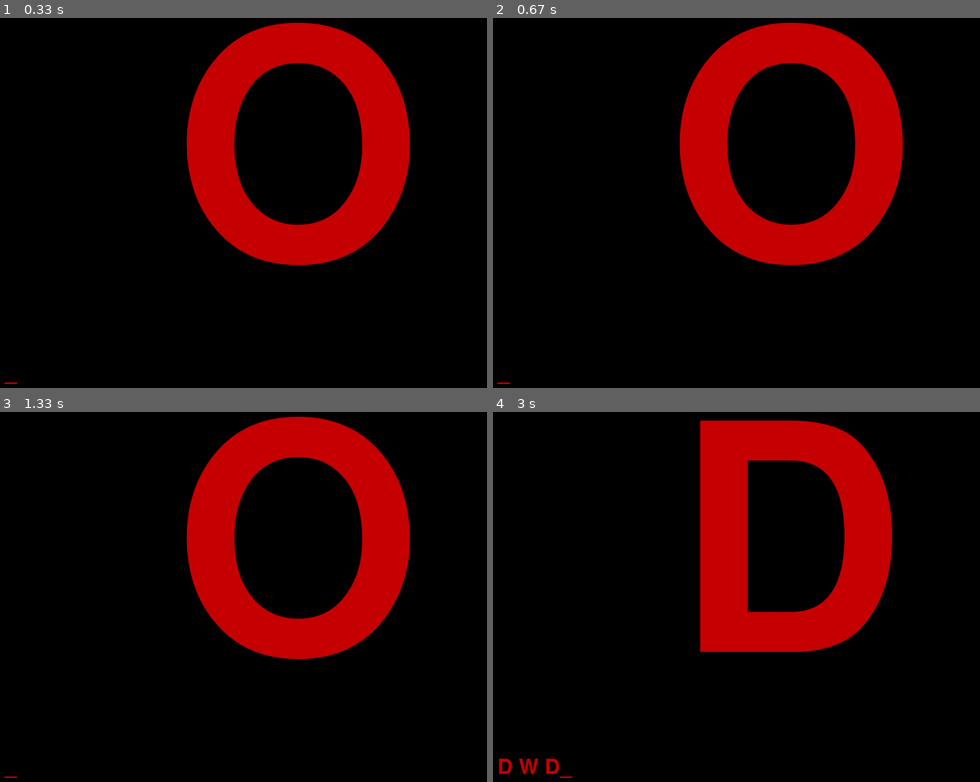
Above: before the commit, frames 1-4 (two rows, left to right).
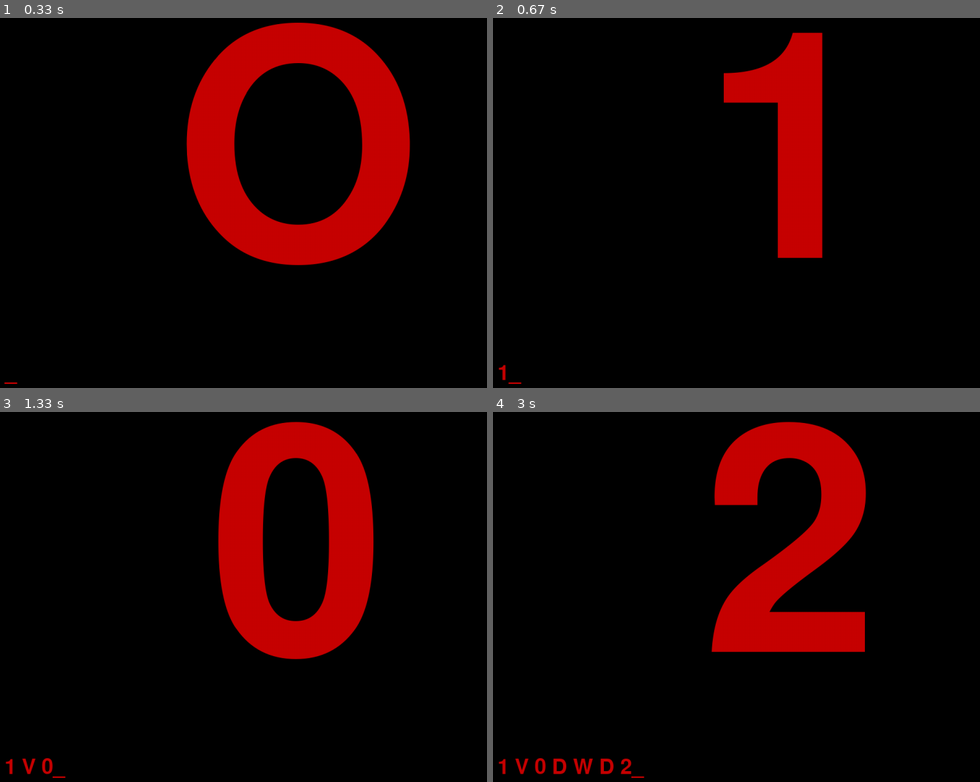
Above: after the commit, the same moments.

Repository: pdanysz/abc-pygame
Game: pygame game, started from game.py
The game is run twice, just before and just after one commit, with the same random seed, the same clock (stepped at 60 frames per second) and the same inputs.
Inputs:
- Up to frame 1 (0.33 s): no input
- Up to frame 2 (0.67 s): tap 1 at 0.33 s
- Up to frame 3 (1.33 s): tap V at 0.67 s; tap 0 at 1 s
- Up to frame 4 (3 s): hold D 1.33-1.8 s; tap X at 1.4, 1.7, 1.9, 2.23, 2.53 s; hold W 1.83-2.13 s; tap 1 at 1.98 s; hold D 2.17-2.63 s; tap Y at 2.32 s; tap 2 at 2.67 s

Frame 1 is identical in both runs. In frame 2, 18% of the frame differs, in the area x 0-85%, y 1-99%; in frame 3, 12%; in frame 4, 12%.

Commit message:
Add sounds effect

Diff:
--- a/game.py
+++ b/game.py
@@ -1,11 +1,17 @@
 # 1 - Import library
 from ntpath import join
+import time
 import pygame
 from pygame.locals import *
+import pathlib
+path = pathlib.Path().resolve()
 
 # 2 - Initialize the game
 pygame.init()
+pygame.mixer.init()
 width, height = 640*2, 480*2
+SOUNDS = f'{path}/sounds'
+
 screen=pygame.display.set_mode((width, height), pygame.RESIZABLE)
 
 
@@ -70,11 +76,34 @@
         return 'x'
     if key[pygame.K_y]:
         return 'y'
+    if key[pygame.K_v]:
+        return 'v'
     if key[pygame.K_z]:
         return 'z'
+    if key[pygame.K_1]:
+        return '1'
+    if key[pygame.K_2]:
+        return '2'
+    if key[pygame.K_3]:
+        return '3'
+    if key[pygame.K_4]:
+        return '4'
+    if key[pygame.K_5]:
+        return '5'
+    if key[pygame.K_6]:
+        return '6'
+    if key[pygame.K_7]:
+        return '7'
+    if key[pygame.K_8]:
+        return '8'
+    if key[pygame.K_9]:
+        return '9'
+    if key[pygame.K_0]:
+        return '0'
 
 # 4 - keep looping through
 clock = pygame.time.Clock()
+prev_key = ""
 
 while 1:
     clock.tick(30)
@@ -108,7 +137,6 @@
         if len(enteredText) == 1:
             enteredText = []
             key = "_"
-
     key = get_key(keyPressed)
 
     if (key):
@@ -120,6 +148,14 @@
                     enteredText.append(key.upper())
             else:
                 enteredText.append(key.upper())
+
         text = font.render( key.upper(), True, (200,0,0), (0,0,0))
 
+        if prev_key != key:
+            prev_key = key
+            sound = pygame.mixer.Sound( f'{SOUNDS}/{key}.ogg')
+            sound.play()
+
+        # prev_key = key
+
     summary = fontSmall.render( " ".join(enteredText)+"_", True, (200,0,0), (0,0,0))
Not shown, added: sounds/0.mp3
Not shown, added: sounds/0.ogg
Not shown, added: sounds/1.mp3
Not shown, added: sounds/1.ogg
Not shown, added: sounds/2.mp3
Not shown, added: sounds/2.ogg
Not shown, added: sounds/3.mp3
Not shown, added: sounds/3.ogg
Not shown, added: sounds/4.mp3
Not shown, added: sounds/4.ogg
Not shown, added: sounds/5.mp3
Not shown, added: sounds/5.ogg
(and 60 more such lines)
